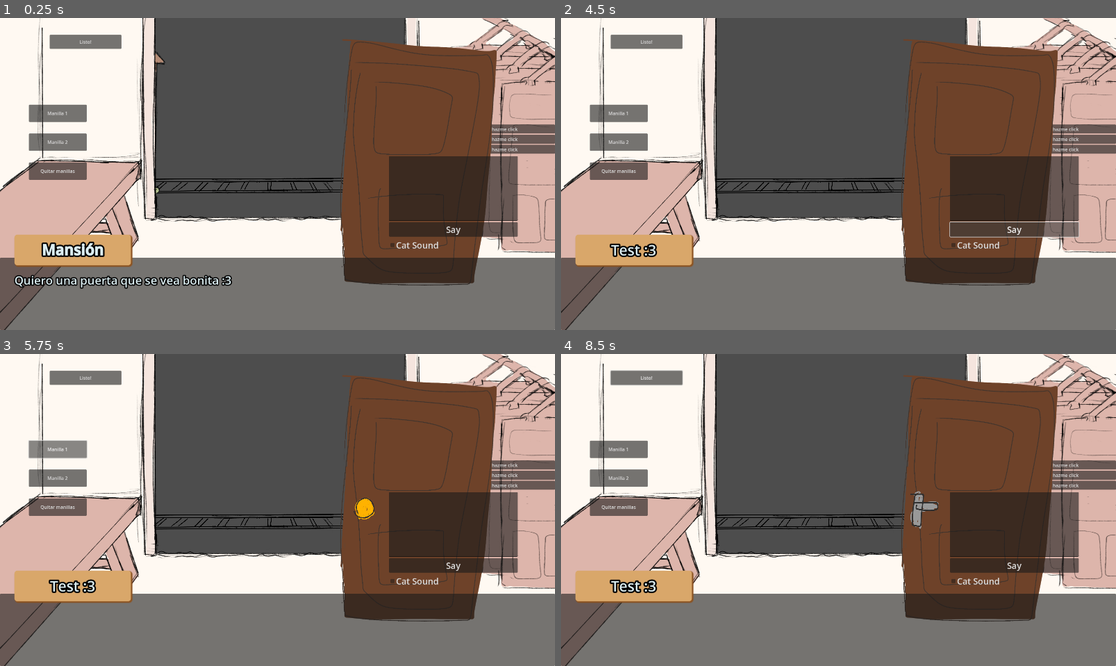
Above: before the commit, frames 1-4 (two rows, left to right).
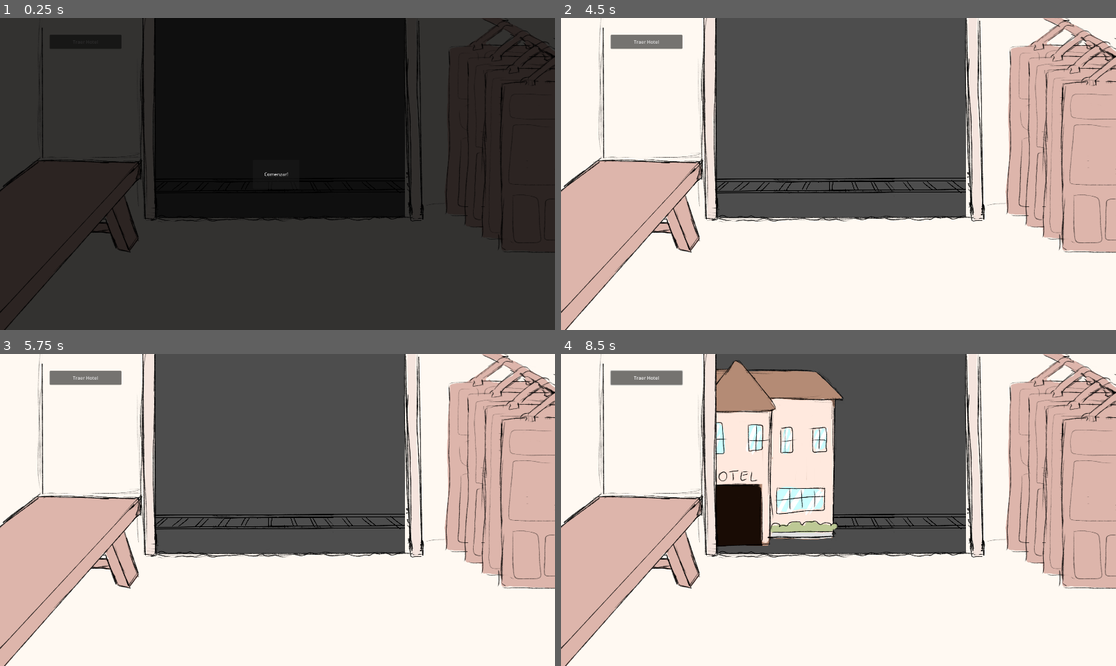
Above: after the commit, the same moments.

Repository: JavierLarre/game-jam-puertas
Game: Godot game, scene res://puertas.tscn
The game is run twice, just before and just after one commit, with the same random seed, the same clock (stepped at 60 frames per second) and the same inputs.
Inputs (mouse positions are in pixels of both pictures, inside the frame that each line leads up to):
- Up to frame 1 (0.25 s): no input
- Up to frame 2 (4.5 s): click (1060, 130) at 0.5 s, where only the run before the commit has a clickable "omg hazme click"; click (644, 42) at 1.25 s, where only the run after the commit has a clickable "Traer Hotel"; click (1060, 139) at 2 s, where only the run before the commit has a clickable "omg hazme click"; click (1060, 149) at 2.75 s, where only the run before the commit has a clickable "omg hazme click"; click (644, 42) at 3.5 s, where only the run before the commit has a clickable "Listo!"; click "Say" (after the commit: "Comenzar!") at 4.25 s
- Up to frame 3 (5.75 s): click (55, 450) at 5 s, where only the run before the commit has a clickable "Manilla 1"
- Up to frame 4 (8.5 s): click (616, 478) at 5.75 s, where only the run before the commit has a clickable "Manilla 2"; click (1060, 466) at 6.5 s, where only the run before the commit has a clickable "omg hazme click"; click (644, 378) at 7.25 s, where only the run after the commit has a clickable "Traer Hotel"; click (1060, 475) at 8 s, where only the run before the commit has a clickable "omg hazme click"

The runs differ from the first frame. In frame 1, 93% of the frame differs, in the area x 0-100%, y 0-100%; in frame 2, 47%; in frame 3, 47%; in frame 4, 58%.

Commit message:
test de decoraciones de puertas

Diff:
--- /dev/null
+++ b/door_test.gd
@@ -0,0 +1,18 @@
+extends Control
+
+func _ready() -> void:
+	$Button.pressed.connect(place_texture)
+	$Control.gui_input.connect(handle_mouse_input)
+
+func place_texture() -> void:
+	$MouseTexture.save_texture(CanvasTexture.new())
+
+func handle_mouse_input(event: InputEvent) -> void:
+	if event is InputEventMouseButton:
+		if event.button_index == MOUSE_BUTTON_LEFT:
+			var texture = $MouseTexture.pop_texture()
+			var text_rect = TextureRect.new()
+			add_child(text_rect)
+			text_rect.texture = texture
+			text_rect.position = event.global_position
+			text_rect.size = Vector2(15, 15)
--- /dev/null
+++ b/mouse_texture.gd
@@ -0,0 +1,15 @@
+extends Control
+
+func save_texture(texture: Texture):
+	$TextureRect.texture = texture
+	$TextureRect.visible = true
+	$DefaultTexture.visible = false
+
+func pop_texture() -> Texture:
+	$DefaultTexture.visible = true
+	$TextureRect.visible = false
+	return $TextureRect.texture
+
+func _input(event: InputEvent) -> void:
+	if event is InputEventMouse:
+		position = event.position
--- /dev/null
+++ b/ui/building_button.gd
@@ -0,0 +1,18 @@
+extends Button
+
+var building_view
+var is_building_here := false
+
+func _ready() -> void:
+	text = "Traer Hotel"
+
+func _pressed() -> void:
+	building_view.building_stopped_moving.connect(change_text)
+	if is_building_here:
+		building_view.send_building()
+	else:
+		building_view.bring_building()
+		is_building_here = true
+
+func change_text():
+	text = "Enviar hotel"
--- /dev/null
+++ b/ui/buildings_view.gd
@@ -0,0 +1,17 @@
+extends Control
+
+@onready var building_animation: AnimationPlayer = $Hotel/BuildingAnimation
+
+signal building_stopped_moving
+
+func _ready() -> void:
+	$Hotel/BuildingAnimation.animation_finished.connect(emit_building_signal)
+
+func bring_building() -> void:
+	building_animation.play("Arriving")
+
+func send_building() -> void:
+	building_animation.play("Leaving")
+
+func emit_building_signal(animation_name) -> void:
+	building_stopped_moving.emit()
--- a/ui/buildings_view.tscn
+++ b/ui/buildings_view.tscn
@@ -1,6 +1,7 @@
-[gd_scene load_steps=7 format=3 uid="uid://dqe4kmkbel83k"]
+[gd_scene load_steps=8 format=3 uid="uid://dqe4kmkbel83k"]
 
 [ext_resource type="Texture2D" uid="uid://c3bxk0e6iioru" path="res://assets/hotel.png" id="1_g5gas"]
+[ext_resource type="Script" uid="uid://cjti1xn4ehtfy" path="res://ui/buildings_view.gd" id="1_w14wc"]
 [ext_resource type="Texture2D" uid="uid://stjw6xpir7sj" path="res://assets/linea_de_tren.png" id="2_1pc7p"]
 
 [sub_resource type="Animation" id="Animation_waa4j"]
@@ -102,14 +103,15 @@
 offset_left = 0.400024
 offset_right = 0.399902
 offset_bottom = 20.48
+script = ExtResource("1_w14wc")
 
 [node name="Hotel" type="TextureRect" parent="."]
 layout_mode = 1
 anchors_preset = 15
 anchor_right = 1.0
 anchor_bottom = 1.0
-offset_left = -891.0
-offset_right = -891.0
+offset_left = -866.0
+offset_right = -866.0
 grow_horizontal = 2
 grow_vertical = 2
 texture = ExtResource("1_g5gas")
--- /dev/null
+++ b/ui/carpinteria.gd
@@ -0,0 +1,4 @@
+extends Control
+
+func _ready() -> void:
+	$BuildingButton.building_view = $BuildingsView
--- /dev/null
+++ b/ui/carpinteria.tscn
@@ -0,0 +1,38 @@
+[gd_scene load_steps=5 format=3 uid="uid://bmnljh31buonj"]
+
+[ext_resource type="Script" uid="uid://rge38bjfi1nx" path="res://ui/carpinteria.gd" id="1_5qp4n"]
+[ext_resource type="Texture2D" uid="uid://bw8sv605fenc8" path="res://assets/carpinteria.png" id="2_dxaw4"]
+[ext_resource type="PackedScene" uid="uid://dqe4kmkbel83k" path="res://ui/buildings_view.tscn" id="3_85167"]
+[ext_resource type="Script" uid="uid://tac70xff1ywq" path="res://ui/building_button.gd" id="4_7ieqe"]
+
+[node name="Carpinteria" type="Control"]
+layout_mode = 3
+anchors_preset = 15
+anchor_right = 1.0
+anchor_bottom = 1.0
+grow_horizontal = 2
+grow_vertical = 2
+script = ExtResource("1_5qp4n")
+
+[node name="TexturaCarpinteria" type="TextureRect" parent="."]
+layout_mode = 1
+anchors_preset = 15
+anchor_right = 1.0
+anchor_bottom = 1.0
+grow_horizontal = 2
+grow_vertical = 2
+texture = ExtResource("2_dxaw4")
+expand_mode = 1
+
+[node name="BuildingsView" parent="." instance=ExtResource("3_85167")]
+layout_mode = 1
+offset_left = 2.40002
+offset_right = 2.3999
+
+[node name="BuildingButton" type="Button" parent="."]
+offset_left = 172.0
+offset_top = 58.0
+offset_right = 420.0
+offset_bottom = 107.0
+text = "Listo!"
+script = ExtResource("4_7ieqe")
--- /dev/null
+++ b/ui/door_test.tscn
@@ -0,0 +1,47 @@
+[gd_scene load_steps=4 format=3 uid="uid://gno1bj3nssdf"]
+
+[ext_resource type="Script" uid="uid://cruy8gperf0so" path="res://door_test.gd" id="1_ckemi"]
+[ext_resource type="PackedScene" uid="uid://cfh5eoiimm3wx" path="res://ui/mouse_texture.tscn" id="2_unc8j"]
+[ext_resource type="Texture2D" uid="uid://bf3l6n6e2lia2" path="res://assets/puerta.png" id="3_floda"]
+
+[node name="door_test" type="Control"]
+layout_mode = 3
+anchors_preset = 15
+anchor_right = 1.0
+anchor_bottom = 1.0
+grow_horizontal = 2
+grow_vertical = 2
+script = ExtResource("1_ckemi")
+
+[node name="TextureRect" type="TextureRect" parent="."]
+layout_mode = 1
+anchors_preset = 15
+anchor_right = 1.0
+anchor_bottom = 1.0
+grow_horizontal = 2
+grow_vertical = 2
+texture = ExtResource("3_floda")
+expand_mode = 1
+stretch_mode = 5
+
+[node name="MouseTexture" parent="." instance=ExtResource("2_unc8j")]
+
+[node name="Control" type="Control" parent="."]
+layout_mode = 1
+anchors_preset = 15
+anchor_right = 1.0
+anchor_bottom = 1.0
+offset_left = 655.0
+offset_top = 77.0
+offset_right = -734.0
+offset_bottom = -159.0
+grow_horizontal = 2
+grow_vertical = 2
+
+[node name="Button" type="Button" parent="."]
+layout_mode = 0
+offset_left = 83.0
+offset_top = 189.0
+offset_right = 195.0
+offset_bottom = 393.0
+text = "omg"
--- /dev/null
+++ b/ui/mouse_texture.tscn
@@ -0,0 +1,18 @@
+[gd_scene load_steps=2 format=3 uid="uid://cfh5eoiimm3wx"]
+
+[ext_resource type="Script" uid="uid://1aqt5clicw1v" path="res://mouse_texture.gd" id="1_tnusf"]
+
+[node name="MouseTexture" type="Control"]
+layout_mode = 3
+anchors_preset = 0
+script = ExtResource("1_tnusf")
+
+[node name="TextureRect" type="TextureRect" parent="."]
+layout_mode = 0
+offset_right = 40.0
+offset_bottom = 40.0
+
+[node name="DefaultTexture" type="TextureRect" parent="."]
+layout_mode = 0
+offset_right = 40.0
+offset_bottom = 40.0
--- a/ui/ui.gd
+++ b/ui/ui.gd
@@ -1,37 +1,10 @@
 extends CanvasLayer
 
-@onready var vbox = $Puertas
-@onready var mouse_text = $MouseText
-var has_hotel_left = false
+@onready var menu: CanvasLayer = $Menu
+
 
 func _ready() -> void:
-	mouse_text.z_index += 1
-	create_buttons()
-	play_hotel_animation()
-	$DoneButton.pressed.connect(play_leave_hotel_animation)
+	$Menu/Button.pressed.connect(remove_menu)
 
-func create_buttons() -> void:
-	for i in range(3):
-		var button = create_button()
-		vbox.add_child(button)
-
-func create_button() -> Button:
-	var button = Button.new()
-	button.text = "omg hazme click"
-	button.pressed.connect(button_pressed)
-	button.tooltip_text = "estas a punto de escoger una poerta"
-	return button
-
-func button_pressed() -> void:
-	mouse_text.visible = not mouse_text.visible
-
-func play_hotel_animation() -> void:
-	var hotelAnimation = $BuildingsView/Hotel/BuildingAnimation
-	hotelAnimation.play("Arriving")
-
-func play_leave_hotel_animation() -> void:
-	if (has_hotel_left):
-		return
-	has_hotel_left = true
-	var hotelAnimation = $BuildingsView/Hotel/BuildingAnimation
-	hotelAnimation.play("Leaving")
+func remove_menu() -> void:
+	remove_child($Menu)
--- a/ui/ui.tscn
+++ b/ui/ui.tscn
@@ -1,50 +1,37 @@
-[gd_scene load_steps=7 format=3 uid="uid://cokm12bxydbix"]
+[gd_scene load_steps=4 format=3 uid="uid://cokm12bxydbix"]
 
 [ext_resource type="Script" uid="uid://beuddtkpfkmm6" path="res://ui/ui.gd" id="1_fyqef"]
-[ext_resource type="Script" uid="uid://3tvkcd3vjixa" path="res://ui/mouse_text.gd" id="2_m6e0p"]
-[ext_resource type="Texture2D" uid="uid://bw8sv605fenc8" path="res://assets/carpinteria.png" id="3_27fn8"]
-[ext_resource type="PackedScene" uid="uid://dqe4kmkbel83k" path="res://ui/buildings_view.tscn" id="4_nltto"]
+[ext_resource type="PackedScene" uid="uid://bmnljh31buonj" path="res://ui/carpinteria.tscn" id="2_wl5ax"]
 [ext_resource type="PackedScene" uid="uid://pu20fbbg122j" path="res://dialogue/dialog.tscn" id="6_n5ude"]
-[ext_resource type="PackedScene" uid="uid://bd052svwef41h" path="res://puerta_con_manilla/customm.tscn" id="6_y4yjw"]
 
 [node name="UI" type="CanvasLayer"]
 script = ExtResource("1_fyqef")
 
-[node name="MouseText" type="Label" parent="."]
-offset_right = 40.0
-offset_bottom = 23.0
-script = ExtResource("2_m6e0p")
-metadata/_custom_type_script = "uid://3tvkcd3vjixa"
+[node name="Carpinteria" parent="." instance=ExtResource("2_wl5ax")]
 
-[node name="Carpinteria" type="TextureRect" parent="."]
+[node name="Dialog" parent="." instance=ExtResource("6_n5ude")]
+visible = false
+
+[node name="Menu" type="CanvasLayer" parent="."]
+
+[node name="ColorRect" type="ColorRect" parent="Menu"]
 anchors_preset = 15
 anchor_right = 1.0
 anchor_bottom = 1.0
 grow_horizontal = 2
 grow_vertical = 2
-texture = ExtResource("3_27fn8")
-expand_mode = 1
+color = Color(0, 0, 0, 0.8)
 
-[node name="Puertas" type="VBoxContainer" parent="."]
-anchors_preset = -1
-anchor_left = 0.822
-anchor_right = 1.0
-anchor_bottom = 1.0
-offset_left = -44.24
-offset_bottom = -240.0
+[node name="Button" type="Button" parent="Menu"]
+anchors_preset = 8
+anchor_left = 0.5
+anchor_top = 0.5
+anchor_right = 0.5
+anchor_bottom = 0.5
+offset_left = -85.0
+offset_top = -49.0
+offset_right = 76.0
+offset_bottom = 51.0
 grow_horizontal = 2
 grow_vertical = 2
-alignment = 1
-
-[node name="BuildingsView" parent="." instance=ExtResource("4_nltto")]
-
-[node name="DoneButton" type="Button" parent="."]
-offset_left = 172.0
-offset_top = 58.0
-offset_right = 420.0
-offset_bottom = 107.0
-text = "Listo!"
-
-[node name="Dialog" parent="." instance=ExtResource("6_n5ude")]
-
-[node name="Control" parent="." instance=ExtResource("6_y4yjw")]
+text = "Comenzar!"
Not shown, added: door_test.gd.uid
Not shown, added: mouse_texture.gd.uid
Not shown, added: ui/building_button.gd.uid
Not shown, added: ui/buildings_view.gd.uid
Not shown, added: ui/carpinteria.gd.uid
